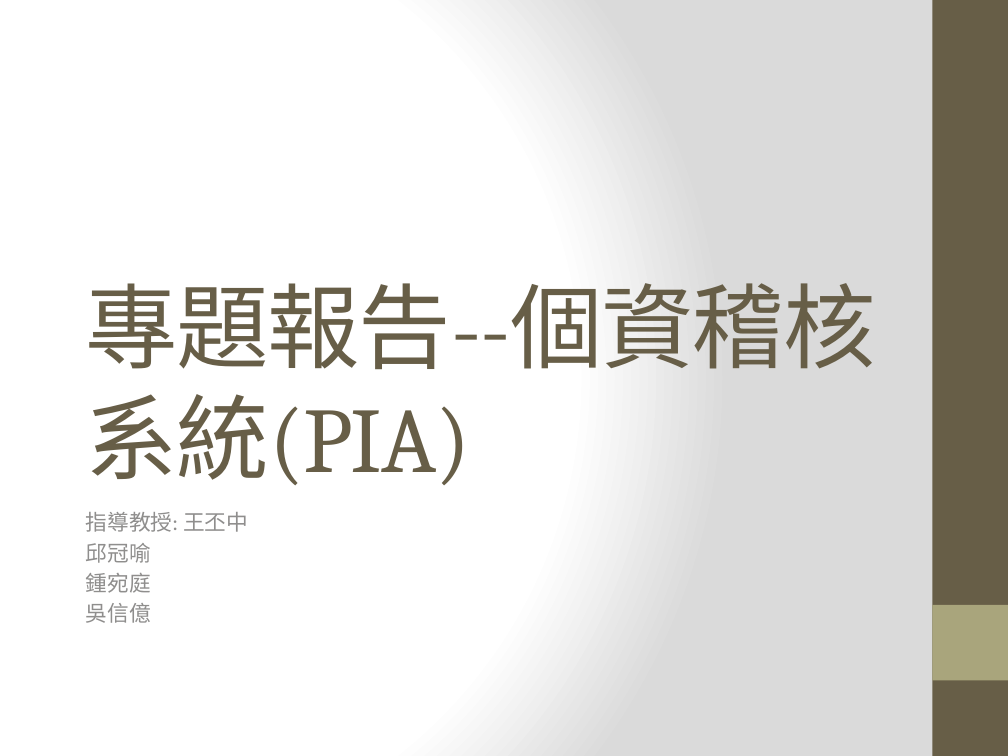
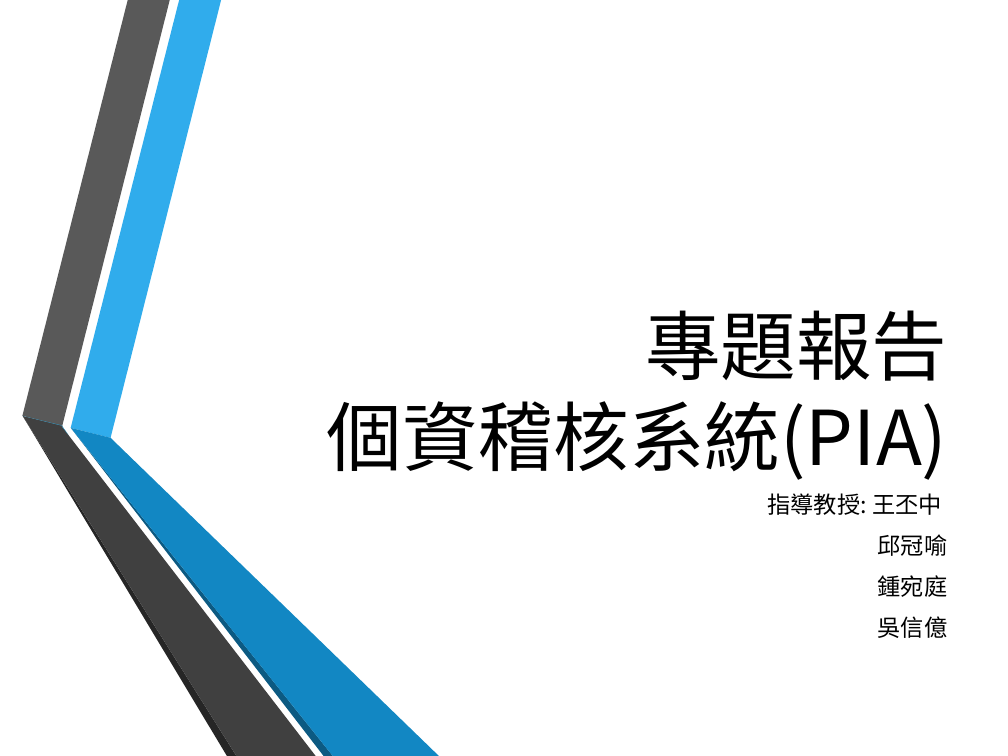
Before and after one commit to hsinewu/pia, a slide deck: slide 1 of Presentation/報告投影片.pptx. Drawn at 1008x756 pixels with LibreOffice and Linux fonts; fonts in the diff are those of the drawing; background and template pictures are left out. Boxes give left, top, right and bottom in pixels: in the first picture for what was removed or moved away, otherwise in the second. Text is boxed around its words. In the diff, an @@ line names an element or a change of style, - is before the commit and + after.

```diff
--- a/Presentation/報告投影片.pptx
+++ b/Presentation/報告投影片.pptx
@@ background gradient #FFFFFF to #DADADA to picture (left out) @@
@@ rectangle removed at (x1=932, y1=0, x2=1008, y2=756) @@
@@ title at (x1=327, y1=310, x2=948, y2=480): text changed; size 66 to 54 pt; font Cambria to Noto Sans CJK SC; text colour #675E47 to #000000 @@
-專題報告--個資稽核系統(PIA)
+專題報告
+個資稽核系統(PIA)
@@ group added at (x1=22, y1=0, x2=438, y2=756): 6 freeform shapes @@
@@ freeform shape added at (x1=22, y1=415, x2=62, y2=425), fill #29ABE2 @@
@@ freeform shape added at (x1=61, y1=426, x2=69, y2=435), fill #29ABE2 @@
@@ subtitle "指導教授: 王丕中" moved from (x1=86, y1=512, x2=248, y2=623) to (x1=767, y1=493, x2=947, y2=638) @@
@@ subtitle "指導教授: 王丕中" at (x1=767, y1=493, x2=947, y2=638): size 15.5 to 16.6 pt, font Calibri to Noto Sans CJK SC, text colour #8F8F8D to #000000; alignment left to right; more space between paragraphs @@
@@ rectangle removed at (x1=932, y1=605, x2=1008, y2=680) @@
```
Also in this commit, not shown: 41 other slides changed, 1 slide added.
